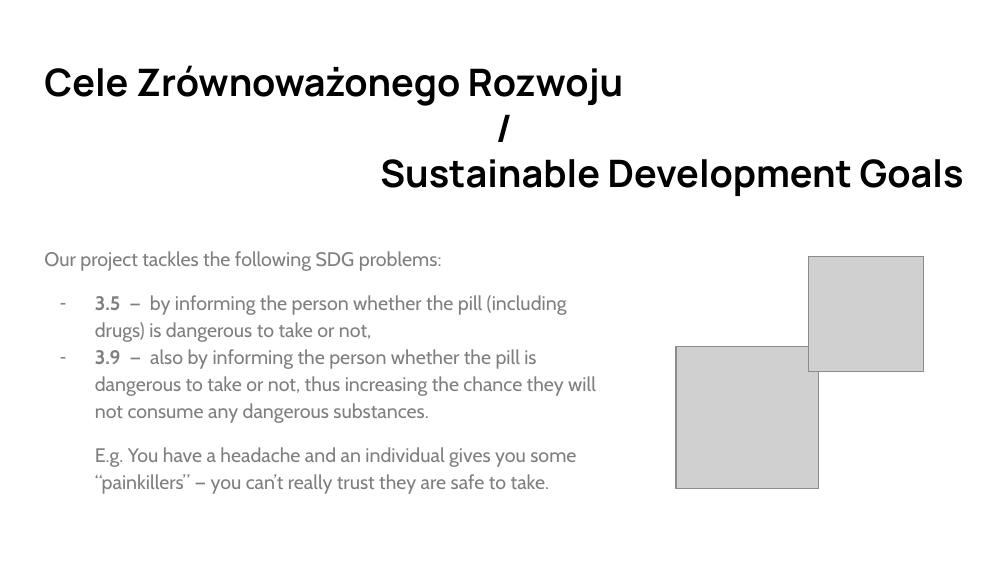
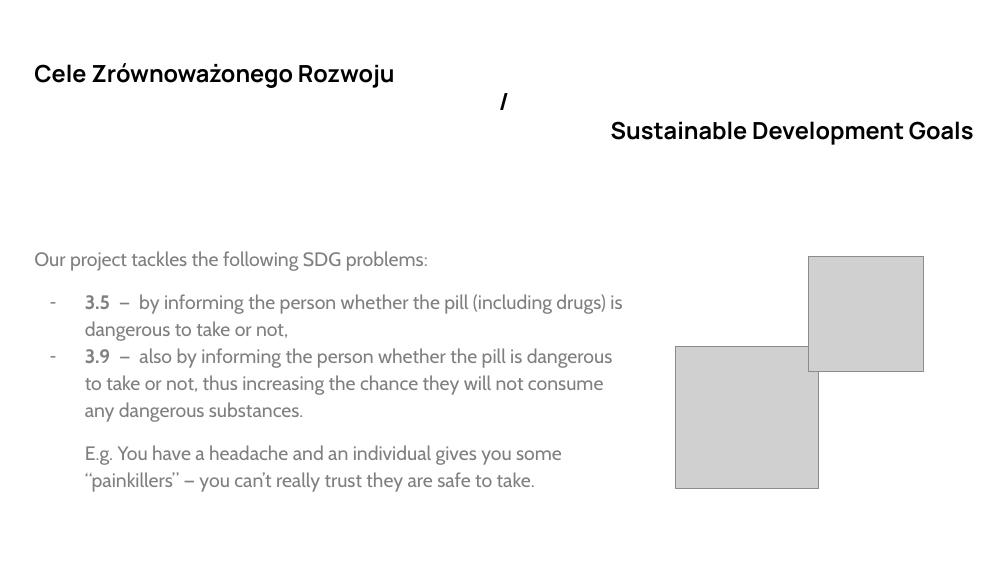
Before and after one commit to sus-pills/ai4youth-sus, a slide deck: slide 3 of contest/SUS_Pills.pptx. Drawn at 1008x567 pixels with LibreOffice and Linux fonts; fonts in the diff are those of the drawing; grey boxes stand for pictures. Boxes give left, top, right and bottom in pixels: in the first picture for what was removed or moved away, otherwise in the second. Text is boxed around its words. In the diff, an @@ line names an element or a change of style, - is before the commit and + after.

Commit message:
unfinished finished project

```diff
--- a/contest/SUS_Pills.pptx
+++ b/contest/SUS_Pills.pptx
@@ title "Cele Zrównoważonego Rozwoju" at (34,63,974,145): size 27 to 16.8 pt @@
@@ text "Our project tackles the following ..." at (34,251,622,492): size 14 to 13.9 pt @@
```
Also in this commit, not shown: 5 other slides changed, 6 other files.
